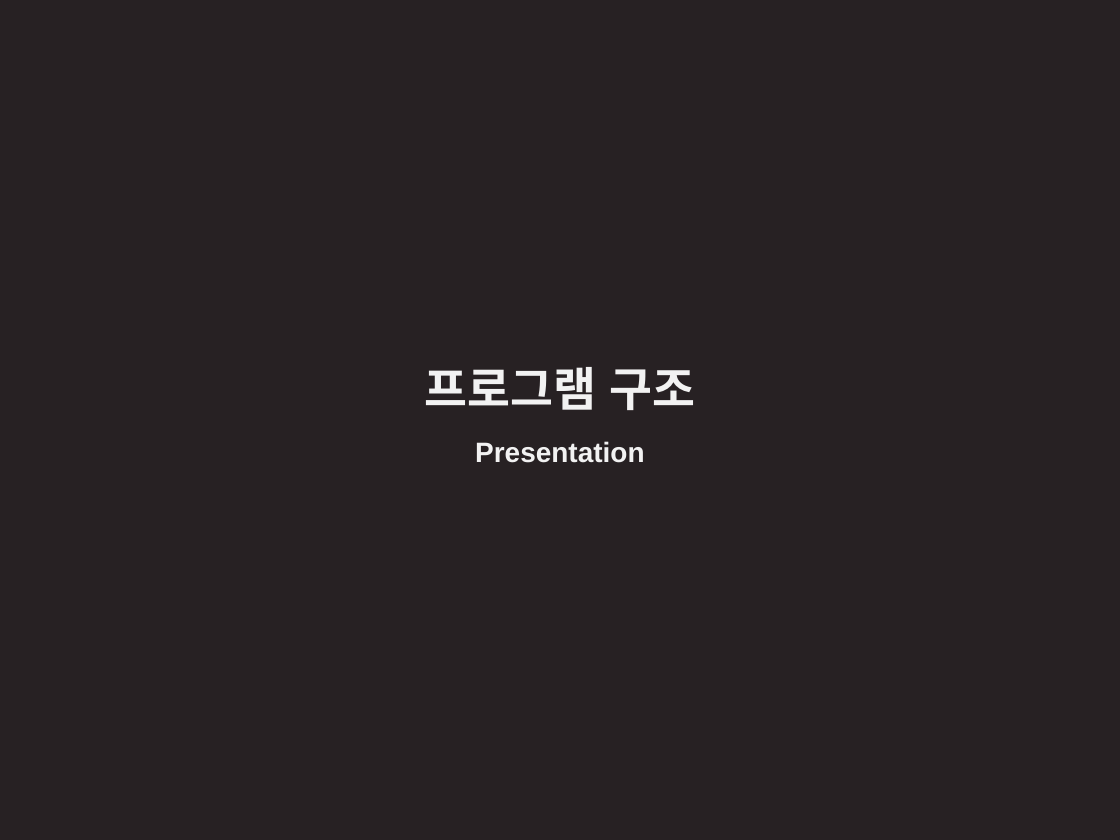
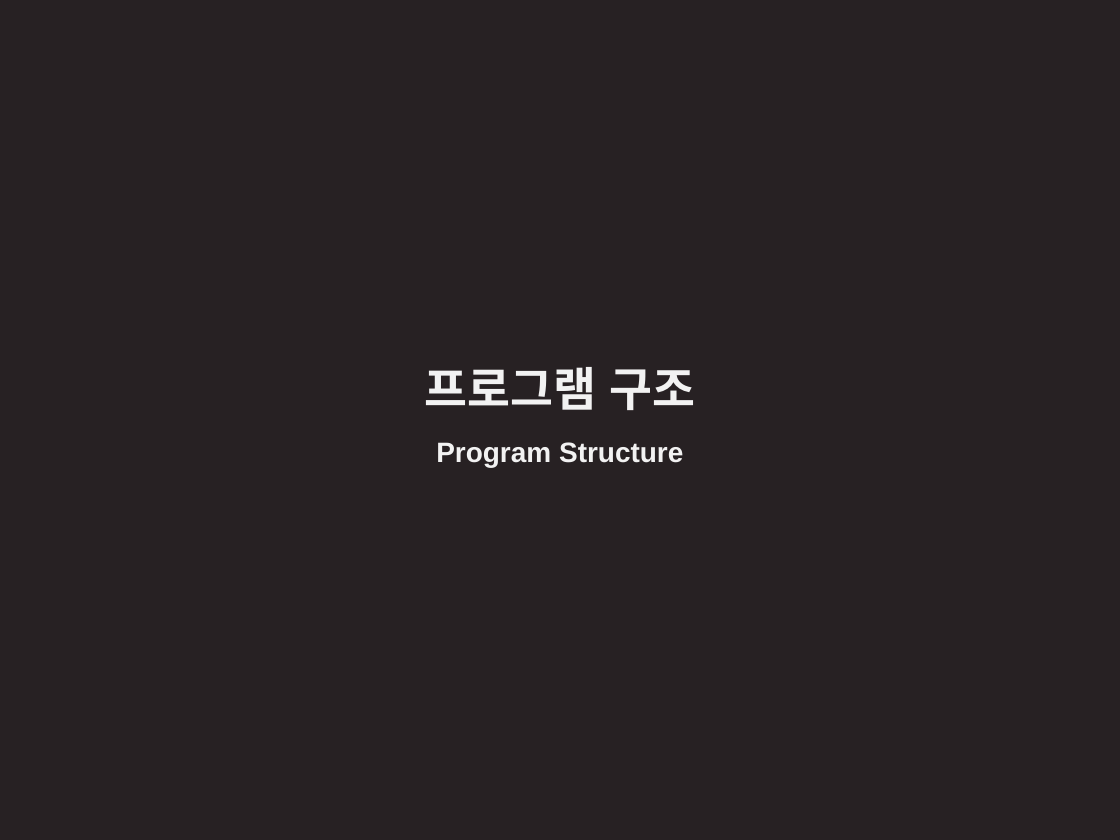
Before and after one commit to Dong-Jun-Shin/COMP_project, a slide deck: slide 21 of Document/DOC_source/ppt/pptTemp.pptx. Drawn at 1120x840 pixels with LibreOffice and Linux fonts; fonts in the diff are those of the drawing. Boxes give left, top, right and bottom in pixels: in the first picture for what was removed or moved away, otherwise in the second. Text is boxed around its words. In the diff, an @@ line names an element or a change of style, - is before the commit and + after.

```diff
--- a/Document/DOC_source/ppt/pptTemp.pptx
+++ b/Document/DOC_source/ppt/pptTemp.pptx
@@ text at bbox=[436, 442, 683, 467]: text changed @@
-Presentation
+Program Structure
```
Also in this commit, not shown: 10 other slides changed, 5 slides added, 2 slides removed, 2 other files.
